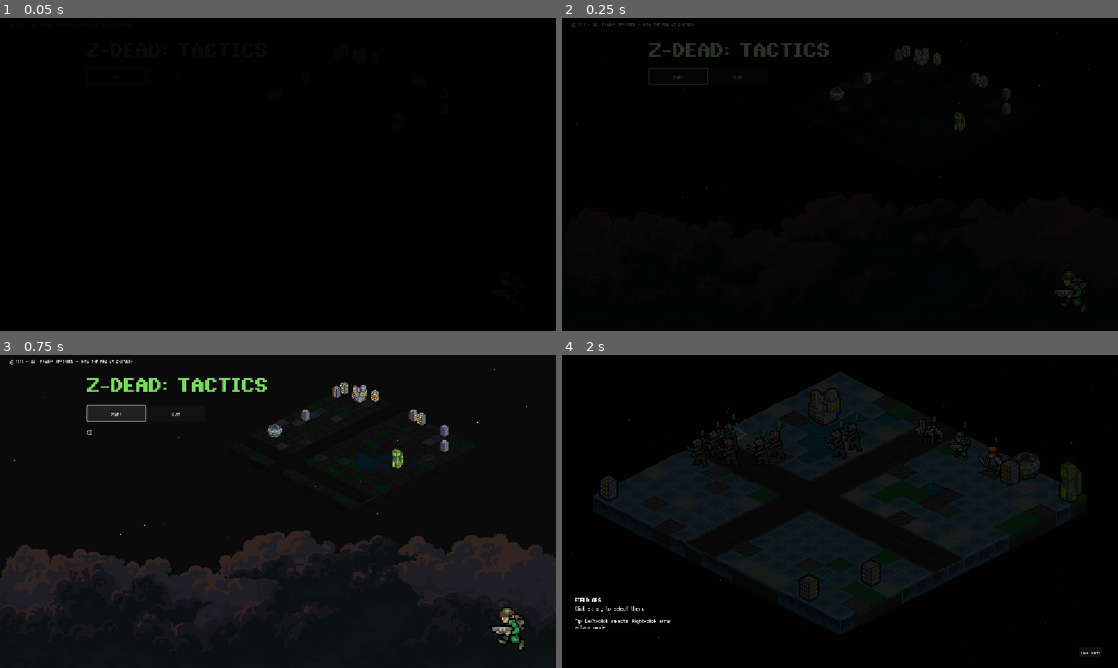
Above: before the commit, frames 1-4 (two rows, left to right).
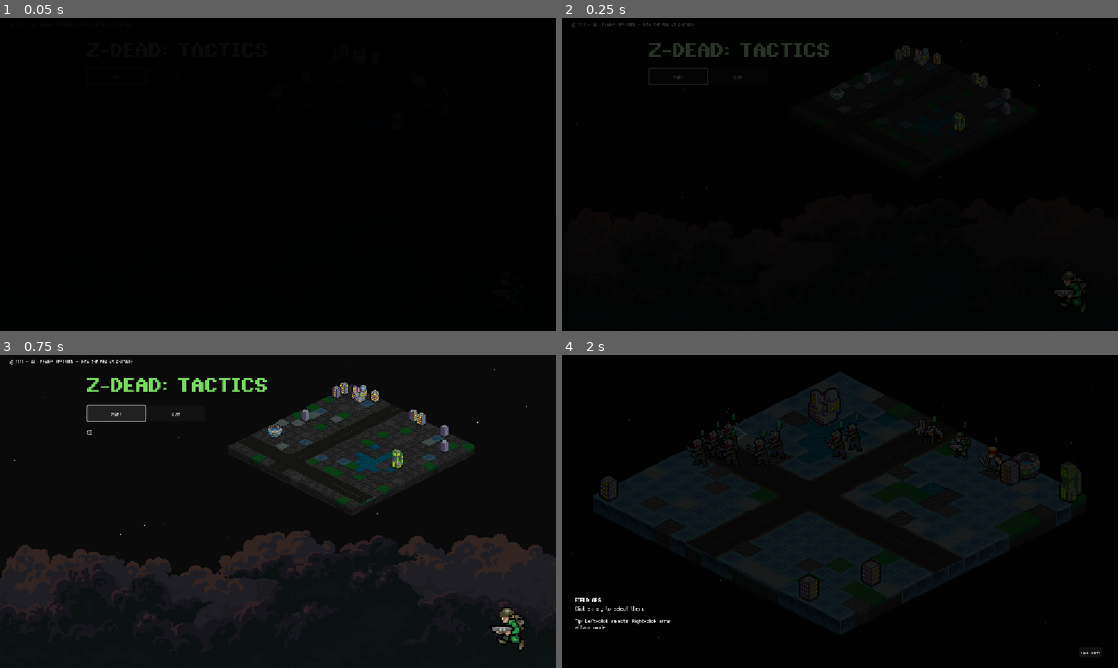
Above: after the commit, the same moments.

Repository: Tekknobot/MEKIII
Game: Godot game, scene res://scenes/title_screen.tscn
Same seed, same stepped clock (60 frames per second), same inputs: the game is played once before the commit and once after it. This scene is started directly instead of the project's main scene.
Inputs:
- Up to frame 1 (0.05 s): no input
- Up to frame 2 (0.25 s): no input
- Up to frame 3 (0.75 s): click "Start" at 0.5 s
- Up to frame 4 (2 s): click "Start" at 1.25 s

The runs differ from the first frame. In frame 3, 2.6% of the frame differs, in the area x 42-86%, y 9-49%; in frame 4, nothing differs.

Commit message:
Random push.

Diff:
--- a/scenes/title_screen.tscn
+++ b/scenes/title_screen.tscn
@@ -201,6 +201,7 @@
 cloud_swap_every = 2.0
 
 [node name="StarryNight" parent="." instance=ExtResource("10_tklts")]
+z_index = -4096
 
 [node name="Copyright" type="Label" parent="."]
 layout_mode = 0
@@ -310,28 +311,28 @@
 [node name="Structures" type="Node2D" parent="Map"]
 
 [node name="RoadsDL" type="TileMap" parent="Map"]
-modulate = Color(0.24840015, 0.24840018, 0.24840015, 1)
+modulate = Color(0.60784316, 0.60784316, 0.60784316, 1)
 tile_set = SubResource("TileSet_fef8d")
 format = 2
 layer_0/modulate = Color(0.60784316, 0.60784316, 0.60784316, 1)
 layer_1/name = "Layer1"
 
 [node name="RoadsDR" type="TileMap" parent="Map"]
-modulate = Color(0.24840015, 0.24840018, 0.24840015, 1)
+modulate = Color(0.60784316, 0.60784316, 0.60784316, 1)
 tile_set = SubResource("TileSet_fef8d")
 format = 2
 layer_0/modulate = Color(0.60784316, 0.60784316, 0.60784316, 1)
 layer_1/name = "Layer1"
 
 [node name="RoadsX" type="TileMap" parent="Map"]
-modulate = Color(0.24840015, 0.24840018, 0.24840015, 1)
+modulate = Color(0.60784316, 0.60784316, 0.60784316, 1)
 tile_set = SubResource("TileSet_fef8d")
 format = 2
 layer_0/modulate = Color(0.60784316, 0.60784316, 0.60784316, 1)
 layer_1/name = "Layer1"
 
 [node name="Terrain" type="TileMap" parent="Map"]
-modulate = Color(0.24840015, 0.24840018, 0.24840015, 1)
+modulate = Color(0.60784316, 0.60784316, 0.60784316, 1)
 z_index = -1
 z_as_relative = false
 tile_set = SubResource("TileSet_cm2a4")
